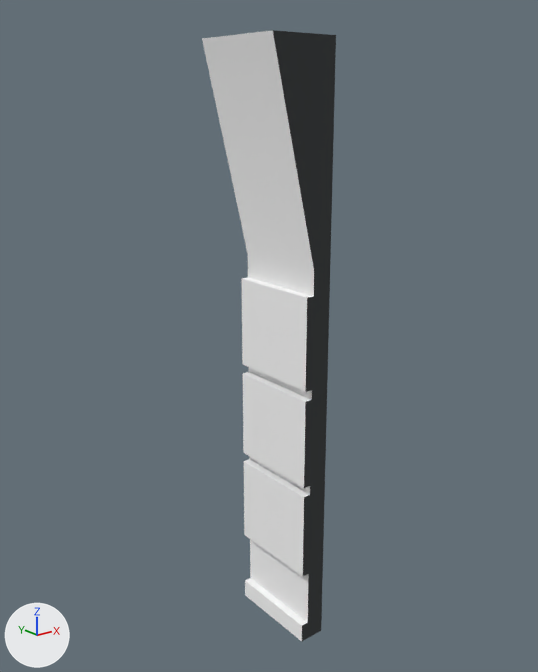
The FBX model Main/Cyber/Cyber/CyberContent/Assets/3D/Interior/Interior_Wall_Base.FBX as it was, and as the next commit left it.
Both versions are drawn from a 50 mm camera at (-2.29, -2.72, 2.73) aimed at (-0.09, 0.03, 1.63). Arrows for +X, +Y and +Z are at lower left; the lights stay in place. Where no turn or scale is listed for an object, it has been applied to the vertices.

Before the edit, the objects in view are built like this:
```python
me_mesh = bpy.data.meshes.new('Mesh')
me_mesh.from_pydata(...)  # 56 vertices, 54 faces; spans x -0.29..0.05, y -0.25..0.25, z 0.0..3.0
me_mesh.materials.append(mat_15___default)  # picture img_texscianab_jpg
ob_sciana = bpy.data.objects.new('sciana', me_mesh)
ob_sciana.location = (0.0, 0.0, 0.0)
```
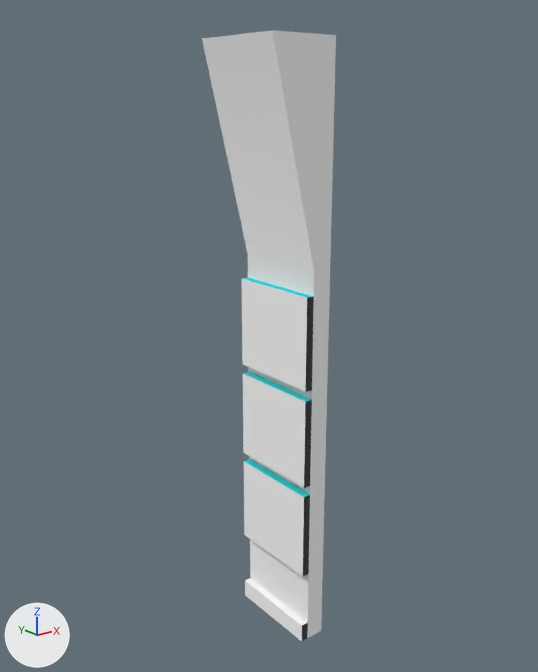
Diff of the bpy script that builds the scene:
```diff
--- a/Main/Cyber/Cyber/CyberContent/Assets/3D/Interior/Interior_Wall_Base.FBX.py
+++ b/Main/Cyber/Cyber/CyberContent/Assets/3D/Interior/Interior_Wall_Base.FBX.py
@@ img_texscianabiel_jpg @@
+img_texscianabiel_jpg = load_image('TexScianaBiel.jpg', '_unpacked/TexScianaBiel.jpg', 1024, 1024, 'sRGB')
@@ mat_01___default @@
+mat_01___default = principled_material('01 - Default')
+mat_01___default.texture = img_texscianabiel_jpg
+mat_01___default.roughness = 0.859
@@ me_mesh @@
 me_mesh.from_pydata(...)  # 56 vertices, 54 faces; spans x -0.29..0.05, y -0.25..0.25, z 0.0..3.0
-me_mesh.materials.append(mat_15___default)  # picture img_texscianab_jpg
+me_mesh.materials.append(mat_01___default)  # picture img_texscianabiel_jpg
```

What differs and where, as boxes (x1, y1, x2, y2) in the pictures (538 x 672 px):
'sciana', recoloured (black to grey): (242, 30, 336, 640) in both
